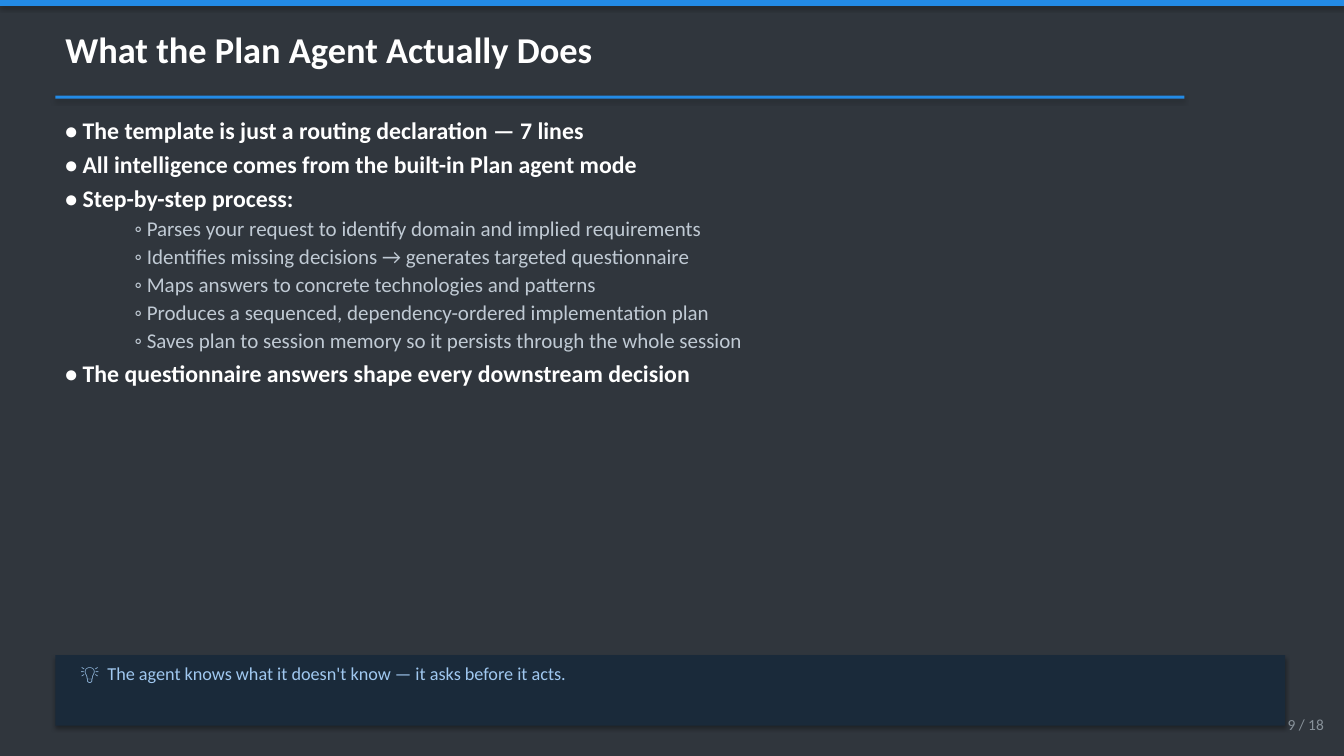
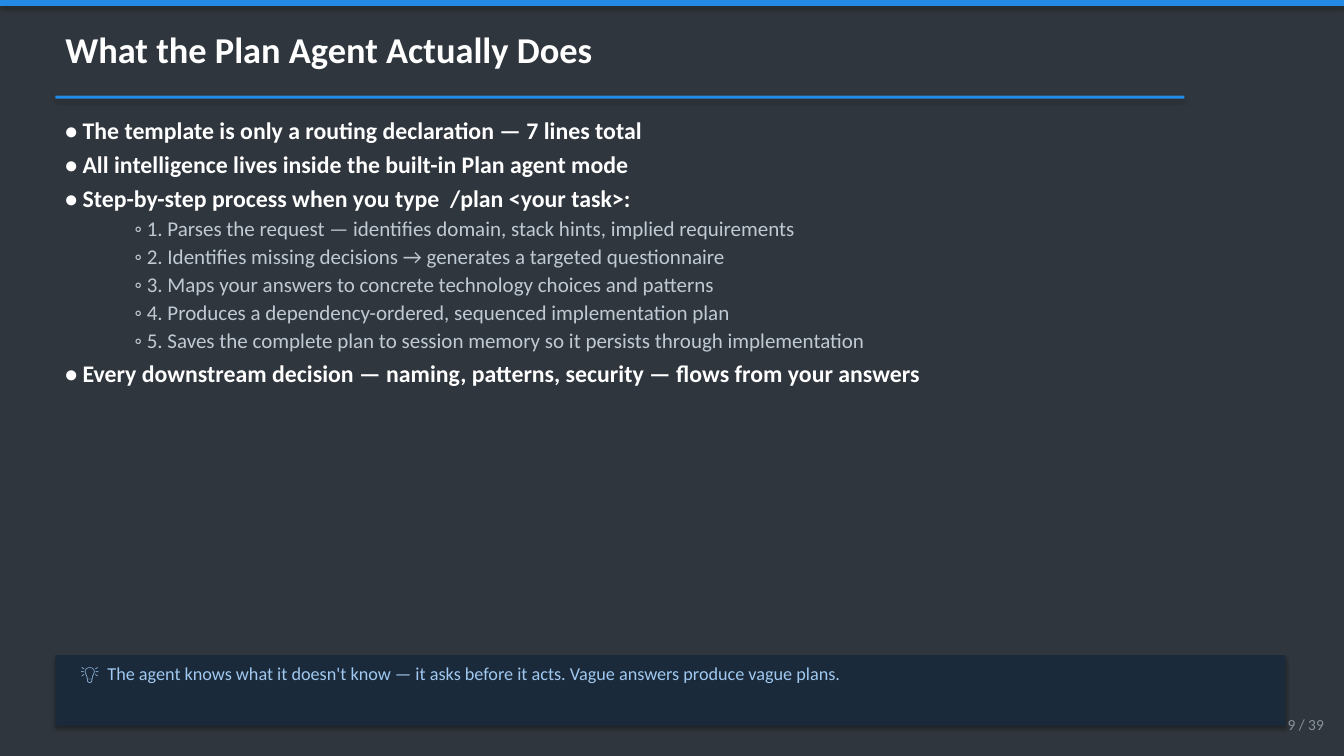
Before and after one commit to cyberkoolman/ghcp-poc-auth, a slide deck: slide 9 of docs/ghcp-getting-started.pptx. Drawn at 1344x756 pixels with LibreOffice and Linux fonts; fonts in the diff are those of the drawing. Boxes give left, top, right and bottom in pixels: in the first picture for what was removed or moved away, otherwise in the second. Text is boxed around its words. In the diff, an @@ line names an element or a change of style, - is before the commit and + after.

```diff
--- a/docs/ghcp-getting-started.pptx
+++ b/docs/ghcp-getting-started.pptx
@@ text at box(83, 122, 919, 386): text changed @@
-• The template is just a routing declaration — 7 lines
-• All intelligence comes from the built-in Plan agent mode
-• Step-by-step process:
-  ◦ Parses your request to identify domain and implied requirements
-  ◦ Identifies missing decisions → generates targeted questionnaire
-  ◦ Maps answers to concrete technologies and patterns
-  ◦ Produces a sequenced, dependency-ordered implementation plan
-  ◦ Saves plan to session memory so it persists through the whole session
-• The questionnaire answers shape every downstream decision
+• The template is only a routing declaration — 7 lines total
+• All intelligence lives inside the built-in Plan agent mode
+• Step-by-step process when you type /plan <your task>:
+  ◦ 1. Parses the request — identifies domain, stack hints, implied requirements
+  ◦ 2. Identifies missing decisions → generates a targeted questionnaire
+  ◦ 3. Maps your answers to concrete technology choices and patterns
+  ◦ 4. Produces a dependency-ordered, sequenced implementation plan
+  ◦ 5. Saves the complete plan to session memory so it persists through implementation
+• Every downstream decision — naming, patterns, security — flows from your answers
@@ text at box(107, 667, 840, 683): text changed @@
-💡 The agent knows what it doesn't know — it asks before it acts.
+💡 The agent knows what it doesn't know — it asks before it acts. Vague answers produce vague plans.
@@ text at box(1288, 720, 1324, 730): text changed @@
-9 / 18
+9 / 39
```
Also in this commit, not shown: 13 other slides changed, 20 slides added, 1 other file.
